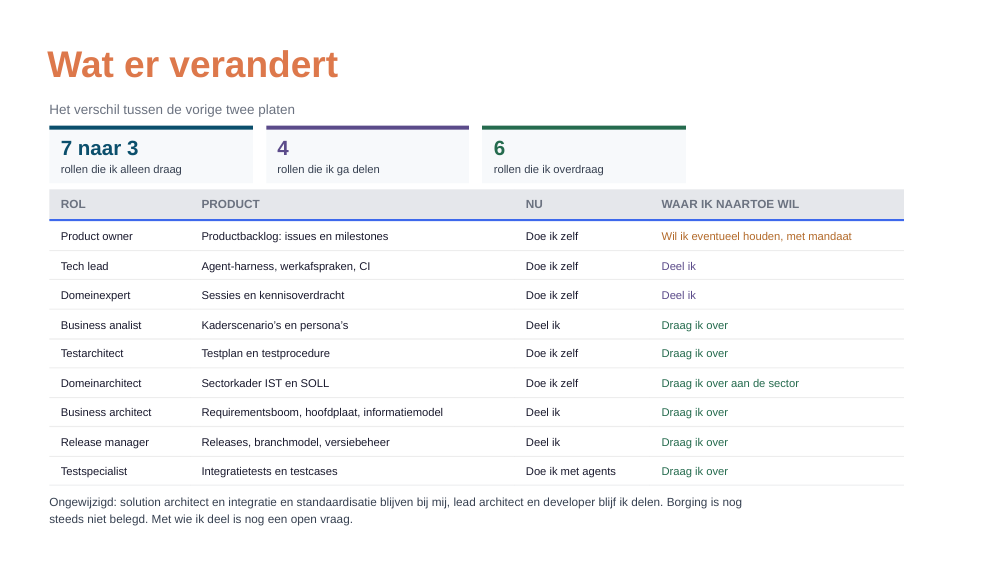
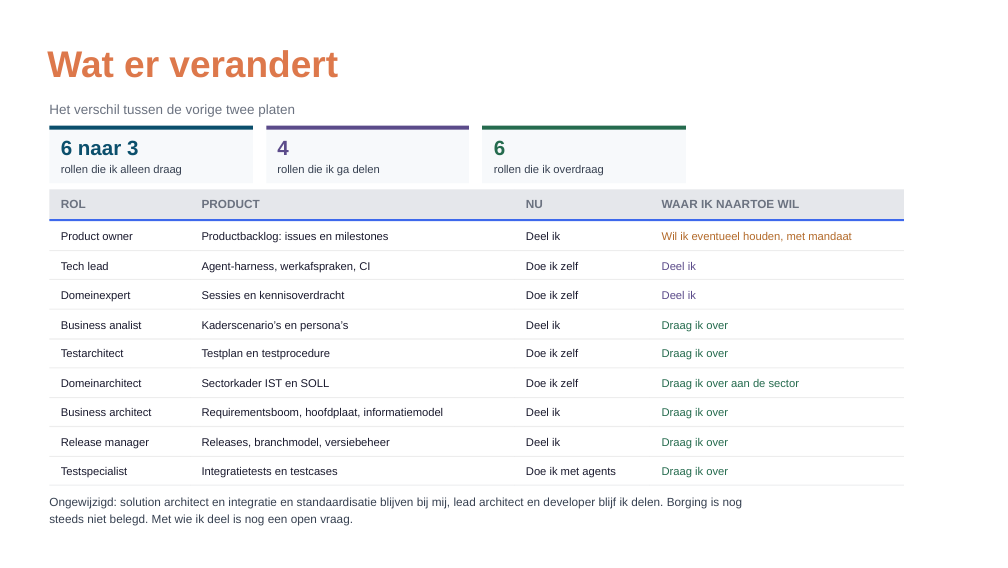
Before and after one commit to Npuls-OKx/meta, a slide deck: slide 14 of presentaties/export/260903_rollen/260903_rollen.pptx. Drawn at 1008x568 pixels with LibreOffice and Linux fonts; fonts in the diff are those of the drawing; background and template pictures are left out. Boxes give left, top, right and bottom in pixels: in the first picture for what was removed or moved away, otherwise in the second. Text is boxed around its words. In the diff, an @@ line names an element or a change of style, - is before the commit and + after.

```diff
--- a/presentaties/export/260903_rollen/260903_rollen.pptx
+++ b/presentaties/export/260903_rollen/260903_rollen.pptx
@@ text at [61, 140, 138, 156]: text changed @@
-7 naar 3
+6 naar 3
@@ text at [526, 232, 560, 240]: text changed @@
-Doe ik zelf
+Deel ik
```
Also in this commit, not shown: 2 other slides changed, 2 other files.
